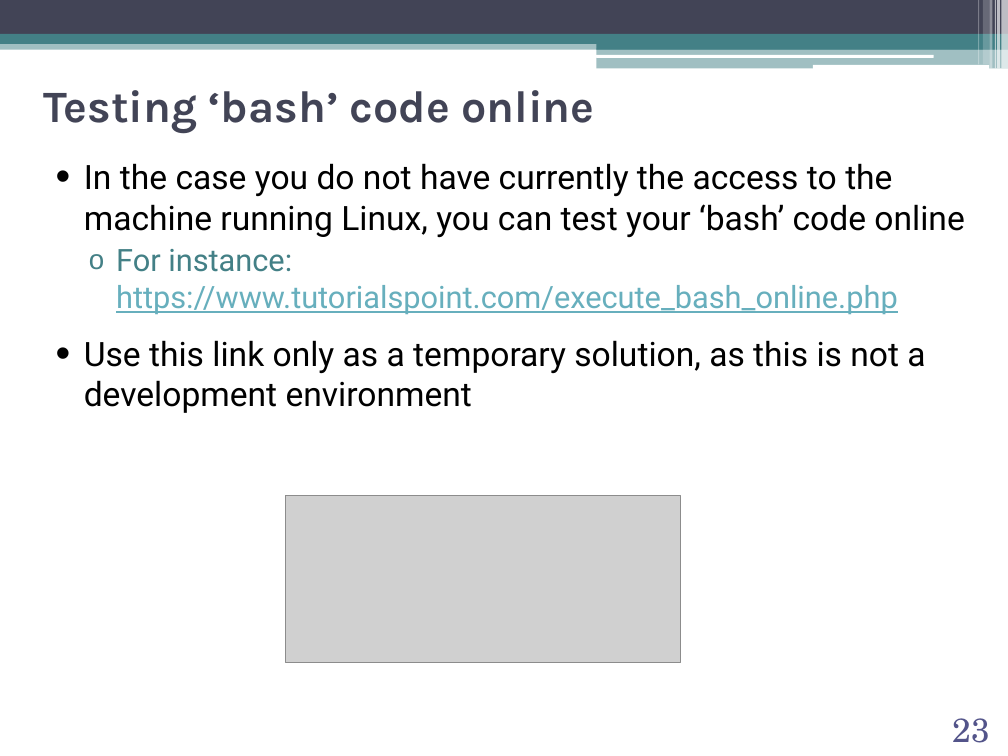
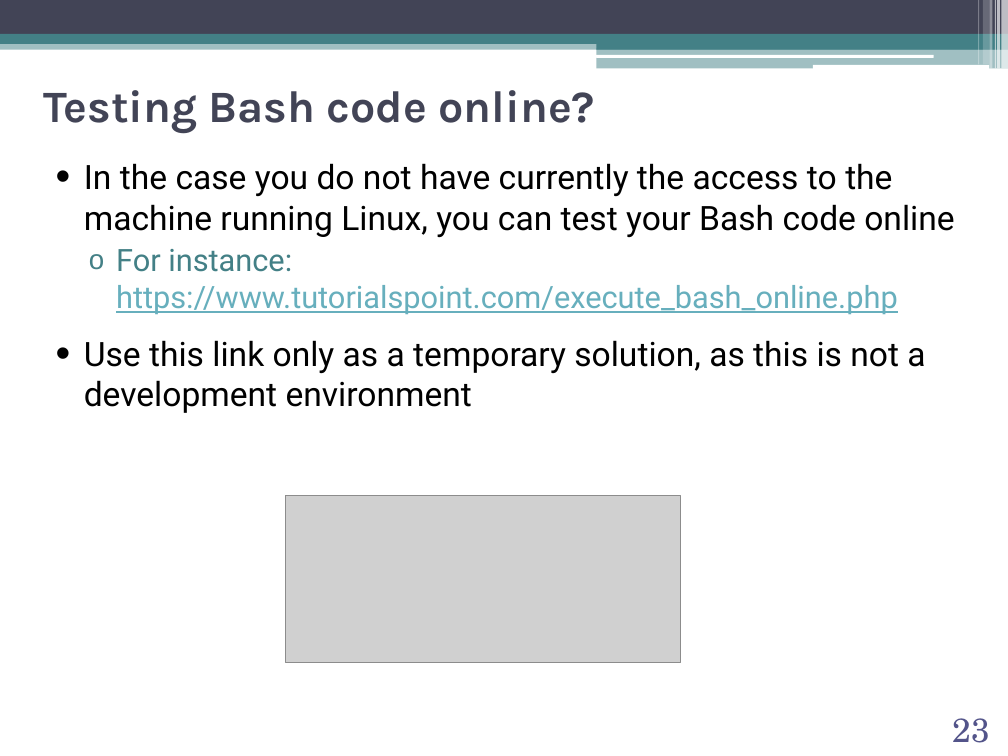
Before and after one commit to abilandz/PH8124, a slide deck: slide 23 of Lecture_1/ABilandzic_PH8124_SS2020_0c.pptx. Drawn at 1008x756 pixels with LibreOffice and Linux fonts; fonts in the diff are those of the drawing; grey boxes stand for pictures; background and template pictures are left out. Boxes give left, top, right and bottom in pixels: in the first picture for what was removed or moved away, otherwise in the second. Text is boxed around its words. In the diff, an @@ line names an element or a change of style, - is before the commit and + after.

```diff
--- a/Lecture_1/ABilandzic_PH8124_SS2020_0c.pptx
+++ b/Lecture_1/ABilandzic_PH8124_SS2020_0c.pptx
@@ title at (44,90,595,134): text changed @@
-Testing ‘bash’ code online
+Testing Bash code online?
@@ text at (84,163,954,237): text changed @@
-• In the case you do not have currently the access to the machine running Linux, you can test your ‘bash’ code online
+• In the case you do not have currently the access to the machine running Linux, you can test your Bash code online
```
Also in this commit, not shown: 16 other slides changed, 3 other files.
